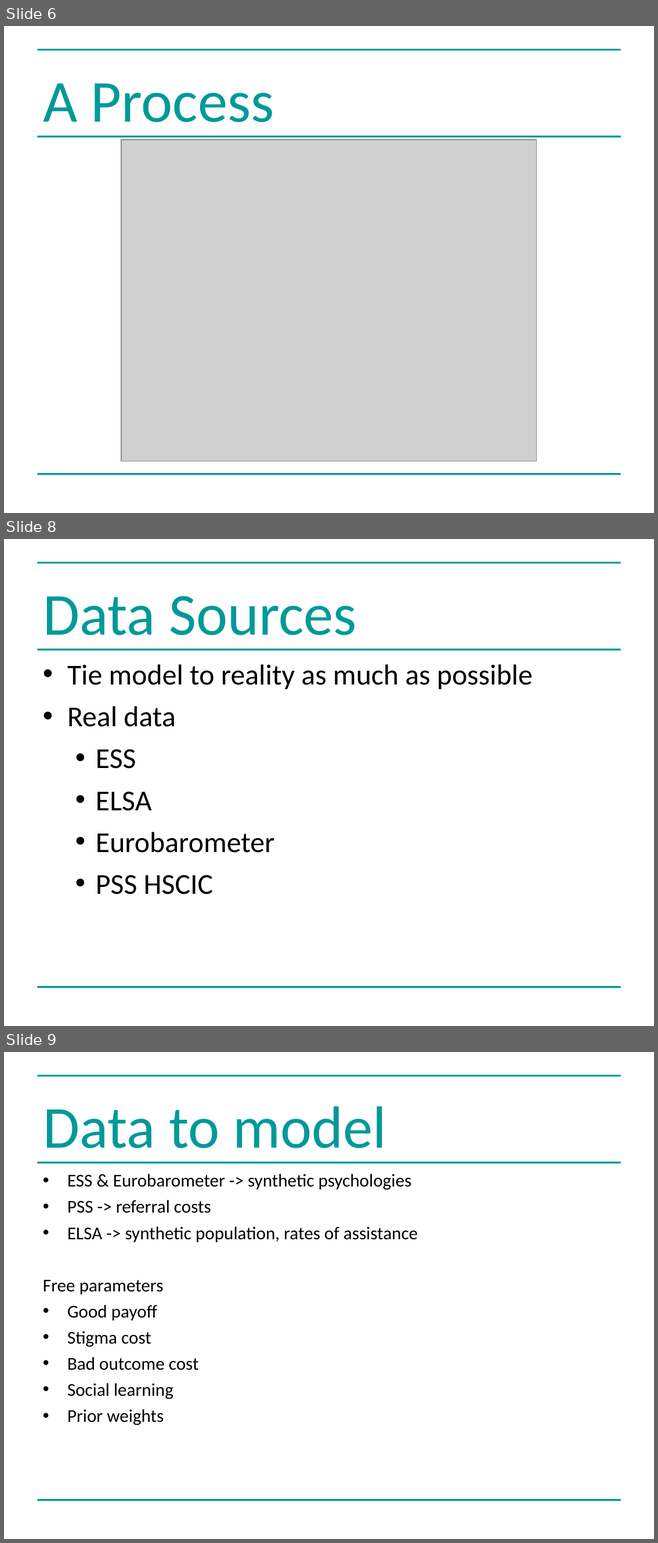
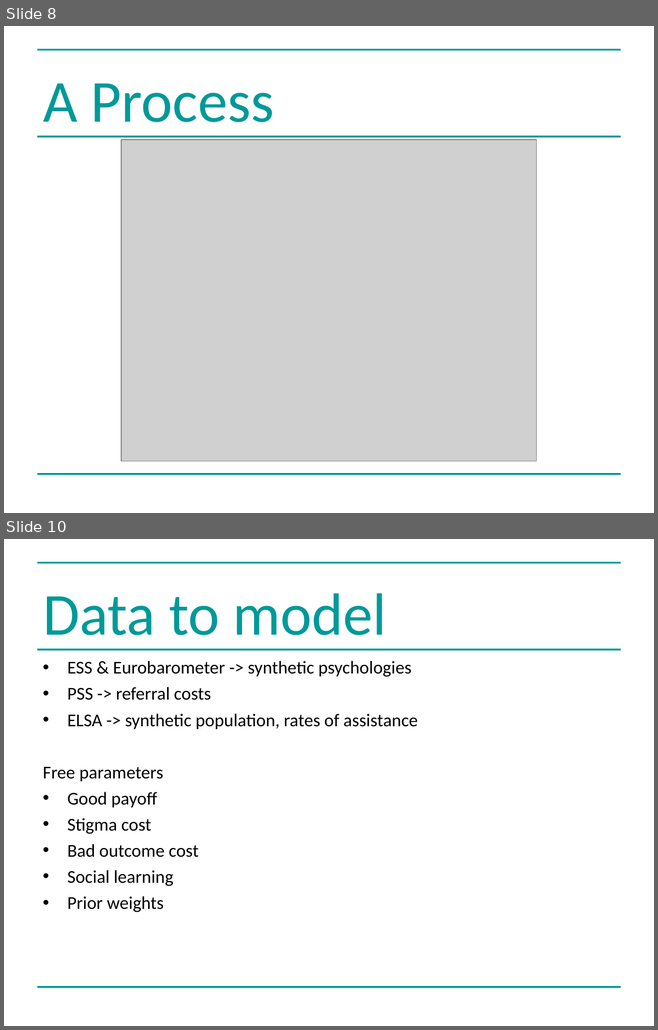
Before and after one commit to greenape/bsps2015, a slide deck: presentation/risky_aging_bsps.ppt. Shown one above the other, each under a label of ours: slides 6, 8 and 9 before the commit, slides 8 and 10 after it; the slides between them are not shown. The pictures are 658x1543 and 658x1030 pixels, drawn with LibreOffice and Linux fonts; fonts in the diff are those of the drawing; grey boxes stand for pictures. Boxes give left, top, right and bottom in pixels: in the first picture for what was removed or moved away, otherwise in the second. Text is boxed around its words. In the diff, an @@ line names an element or a change of style, - is before the commit and + after.

```diff
--- a/presentation/risky_aging_bsps.ppt
+++ b/presentation/risky_aging_bsps.ppt
@@ slide 8 removed at (x1=4, y1=539, x2=654, y2=1026), background #FFFFFF; not listed: 3 template elements that a slide beside it also shows @@
@@ title removed at (x1=43, y1=596, x2=357, y2=635) @@
-Data Sources
@@ text removed at (x1=67, y1=664, x2=532, y2=895) @@
-• Tie model to reality as much as possible
-• Real data
-  • ESS
-  • ELSA
-  • Eurobarometer
-  • PSS HSCIC
@@ what was slide 6 is now slide 8 @@
@@ what was slide 9 is now slide 10 @@
```
Also in this commit, not shown: 2 slides changed, 3 slides added, 1 other slide removed.
